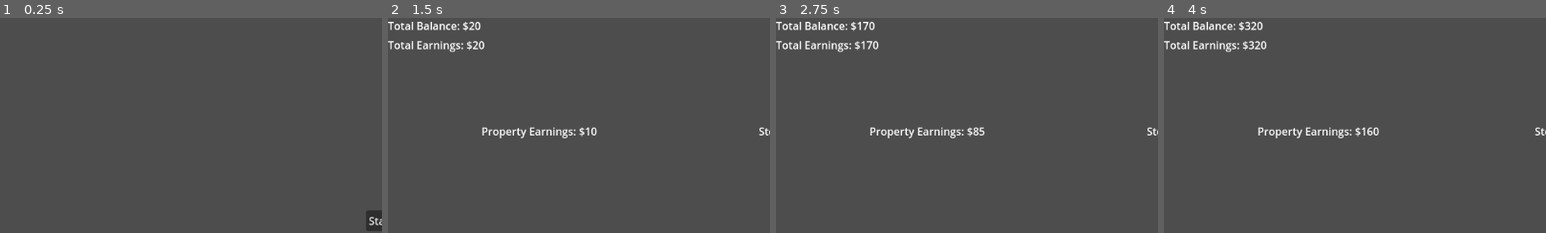
Above: before the commit, frames 1-4 (left to right).
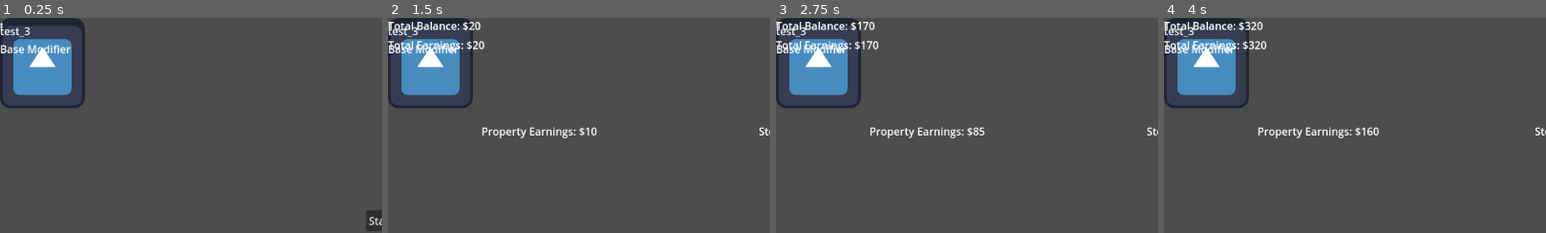
Above: after the commit, the same moments.

Repository: ARandomLemon/RushToRiches
Game: Godot game, scene res://Scenes/start_menu.tscn
Two runs of this game, one before a commit and one after it. Both use one fixed random seed, a clock stepped at 60 frames per second and the inputs below. The engine's default icon, where the game draws it, is replaced by a stand-in: a white triangle on a blue panel in a dark square.
Inputs (mouse positions are % of the whole screen's width and height, from its top left):
- Up to frame 1 (0.25 s): no input
- Up to frame 2 (1.5 s): click "Start" at 0.5 s; click "Start Profit Phase" at 1.25 s
- Up to frame 3 (2.75 s): tap Enter at 2 s; move the mouse to (72, 45) at 2.02 s; click (72, 45) at 2.17 s
- Up to frame 4 (4 s): move the mouse to (30, 55) at 2.77 s; click (30, 55) at 2.92 s; move the mouse to (60, 28) at 3.52 s; click (60, 28) at 3.67 s
The pictures show only the part of the screen within x 0-50%, y 0-50%; the shares and areas given below are measured in that part.

The runs differ from the first frame. In frame 1, 5.8% of the frame differs, in the area x 0-23%, y 0-42%; in frame 2, 5.6%; in frame 3, 5.6%; in frame 4, 5.6%.

Commit message:
big fixy

Diff:
--- /dev/null
+++ b/Scripts/AgentCards/card.gd
@@ -0,0 +1,23 @@
+extends Control
+
+#Properties
+@export var card_name: String = "Base Card"
+@export var modifier: String = "Base Modifier"
+@export var texture_path: String = ""
+
+# Called when the node enters the scene tree for the first time.
+func _ready() -> void:
+	#Populate card
+	$VBoxContainer/CardName.text = card_name
+	$VBoxContainer/Modifier.text = modifier
+	if $TextureRect:
+		$TextureRect.texture = load(texture_path)
+
+
+# Called every frame. 'delta' is the elapsed time since the previous frame.
+func _process(delta: float) -> void:
+	pass
+
+func _input(event):
+	if event is InputEventMouseButton and event.button_index == MOUSE_BUTTON_LEFT and event.pressed:
+		print("Card clickedP: %s" % card_name)
--- /dev/null
+++ b/Scripts/AgentCards/card.tscn
@@ -0,0 +1,28 @@
+[gd_scene load_steps=2 format=3 uid="uid://bu50sny2yknms"]
+
+[ext_resource type="Script" path="res://Scripts/AgentCards/card.gd" id="1_66vmy"]
+
+[node name="Card" type="Control"]
+layout_mode = 3
+anchors_preset = 15
+anchor_right = 1.0
+anchor_bottom = 1.0
+grow_horizontal = 2
+grow_vertical = 2
+script = ExtResource("1_66vmy")
+
+[node name="TextureRect" type="TextureRect" parent="."]
+layout_mode = 0
+offset_right = 40.0
+offset_bottom = 40.0
+
+[node name="VBoxContainer" type="VBoxContainer" parent="."]
+layout_mode = 0
+offset_right = 40.0
+offset_bottom = 40.0
+
+[node name="CardName" type="Label" parent="VBoxContainer"]
+layout_mode = 2
+
+[node name="Modifier" type="Label" parent="VBoxContainer"]
+layout_mode = 2
--- /dev/null
+++ b/Scripts/AgentCards/deck.gd
@@ -0,0 +1,27 @@
+extends Control
+
+var card_scene: PackedScene = preload("res://Scripts/AgentCards/card.tscn")
+
+func create_card(card_rename : String, texture_path: String):
+	var grid_container = $GridContainer
+	if not grid_container:
+		print("GridContainer not found!")
+		return
+
+	var card = card_scene.instantiate()
+	card.card_name = card_rename
+	card.texture_path = texture_path
+	grid_container.add_child(card)
+
+# Called when the node enters the scene tree for the first time.
+func _ready():
+	# test cards
+	print($GridContainer)
+	create_card("test_1", "res://icon.svg")
+	create_card("test_2", "res://icon.svg")
+	create_card("test_3", "res://icon.svg")
+
+
+# Called every frame. 'delta' is the elapsed time since the previous frame.
+func _process(delta: float) -> void:
+	pass
--- /dev/null
+++ b/Scripts/AgentCards/deck.tscn
@@ -0,0 +1,17 @@
+[gd_scene load_steps=2 format=3 uid="uid://bx668eeqiuv0i"]
+
+[ext_resource type="Script" path="res://Scripts/AgentCards/deck.gd" id="1_jg0m5"]
+
+[node name="Deck" type="Control"]
+layout_mode = 3
+anchors_preset = 15
+anchor_right = 1.0
+anchor_bottom = 1.0
+grow_horizontal = 2
+grow_vertical = 2
+script = ExtResource("1_jg0m5")
+
+[node name="GridContainer" type="GridContainer" parent="."]
+layout_mode = 0
+offset_right = 40.0
+offset_bottom = 40.0
--- a/project.godot
+++ b/project.godot
@@ -18,6 +18,7 @@
 [autoload]
 
 Globals="*res://Scripts/globals.gd"
+Deck="*res://Scripts/AgentCards/deck.tscn"
 
 [display]
 
